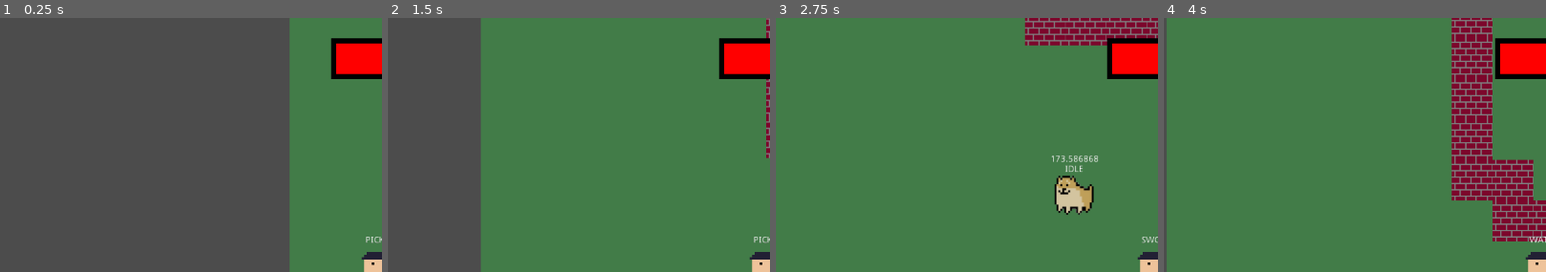
Above: before the commit, frames 1-4 (left to right).
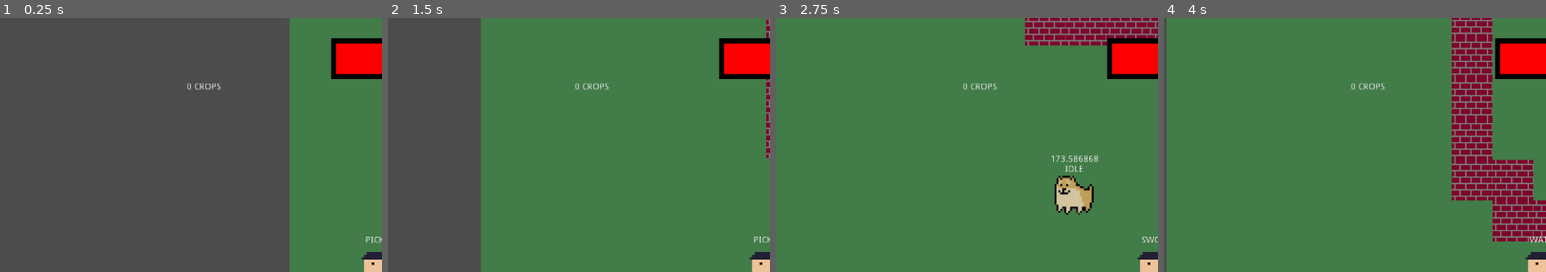
Above: after the commit, the same moments.

Repository: ranaxdev/BeatTheBoredomJam
Game: Godot game, scene res://Scenes/World.tscn
Same seed, same stepped clock (60 frames per second), same inputs: the game is played once before the commit and once after it.
Inputs:
- Up to frame 1 (0.25 s): no input
- Up to frame 2 (1.5 s): tap Enter (ui_accept) at 0.5, 0.6, 0.77, 1.07 s; hold D (move_right) 0.53-1.28 s; hold S (move_down) from 1.28 s (still down); tap 1 at 1.35 s
- Up to frame 3 (2.75 s): tap Enter (ui_accept) at 1.52, 1.55, 1.82, 2.3 s; release S (move_down) at 2.03 s; hold D (move_right) from 2.03 s (still down); hold 2 from 2.03 s (still down)
- Up to frame 4 (4 s): release D (move_right) at 2.78 s; release 2 at 2.78 s; hold W (move_up) 2.78-3.53 s; tap 3 at 2.85 s; tap Enter (ui_accept) at 3.02, 3.05, 3.32, 3.77, 3.8 s; hold A (move_left) from 3.53 s (still down); hold 4 from 3.53 s (still down)
The pictures show only the part of the screen within x 0-50%, y 0-50%; the shares and areas given below are measured in that part.

The runs differ from the first frame. In frame 1, 0.1% of the frame differs, in the area x 49-58%, y 25-29%; in frame 2, 0.1%; in frame 3, 0.1%; in frame 4, 0.1%.

Commit message:
adjusted types

Diff:
--- a/Scenes/Actors/Player.tscn
+++ b/Scenes/Actors/Player.tscn
@@ -41,6 +41,20 @@
 "_edit_use_anchors_": false
 }
 
+[node name="cropLabel" type="Label" parent="Camera2D/Toolbar"]
+anchor_left = -782.75
+anchor_top = -3.956
+anchor_right = -782.75
+anchor_bottom = -3.956
+margin_left = -2.69513
+margin_top = -3.18182
+margin_right = 37.3049
+margin_bottom = 10.8182
+text = "TEST"
+__meta__ = {
+"_edit_use_anchors_": false
+}
+
 [node name="Healthbar" type="TextureProgress" parent="Camera2D"]
 margin_right = 40.0
 margin_bottom = 40.0
--- a/Scenes/World.tscn
+++ b/Scenes/World.tscn
@@ -29,9 +29,9 @@
 position = Vector2( 145.115, 880.87 )
 z_index = 800
 
-[node name="Seed" type="Sprite" parent="."]
+[node name="Seed" type="Node2D" parent="."]
 z_index = 1
 script = ExtResource( 6 )
 
-[node name="Plough" type="Sprite" parent="."]
+[node name="Plough" type="Node2D" parent="."]
 script = ExtResource( 3 )
--- a/Scripts/Actors/Toolbar.gd
+++ b/Scripts/Actors/Toolbar.gd
@@ -2,8 +2,10 @@
 
 enum Tools {PICKAXE, SWORD, RAKE, WATER}
 var currentTool = Tools.PICKAXE
+var cropAmount:int = 0
 var textToDisplay = "PICKAXE"
 var font:Font; #temp
+
 #***CREATE EVENT***
 func _ready():
 	#temp
@@ -14,7 +16,7 @@
 func _process(_delta):
 	_switchTexture()
 	$toolLabel.set_text(textToDisplay)
-
+	$cropLabel.set_text(str(cropAmount)+" CROPS")
 #Switch texture depending on currentTool
 func _switchTexture():
 	#Pickaxe
--- a/Scripts/Main.gd
+++ /dev/null
@@ -1,14 +0,0 @@
-extends Node
-var screen_size = OS.get_screen_size();
-var window_size = OS.get_window_size();
-
-func _enter_tree():
-	OS.set_window_position(screen_size*0.5 - window_size*0.5);
-
-#***CREATE EVENT***
-func _ready():
-	pass;
-
-#***UPDATE EVENT***
-func _process(delta):
-	pass;
--- a/Scripts/Planting/Crop.gd
+++ b/Scripts/Planting/Crop.gd
@@ -53,7 +53,6 @@
 	if(!watered):
 		growTimer.start()
 		watered=true
-		print("started")
 
 #***GETTERS***
 
--- a/Scripts/Planting/Plant.gd
+++ b/Scripts/Planting/Plant.gd
@@ -1,4 +1,4 @@
-extends Sprite
+extends Node2D
 class_name Plant
 
 onready var tilemap:TileMap = $"/root/World/NavMap/TileMap"
--- a/Scripts/Planting/Seed.gd
+++ b/Scripts/Planting/Seed.gd
@@ -22,7 +22,7 @@
 		plantCrop()
 
 
-# Plants seed on dirt tile
+# Plants seed on dirt/wetdirt tile
 func plantCrop() -> void:
 	if(tilemap.get_cellv(player_pos) in [TileType.DIRT,TileType.WETDIRT] and toolbar.getcurrentTool()==toolbar.getTools().RAKE):
 		# Plant crop into dirt if there isn't already one planted
@@ -32,6 +32,7 @@
 			plantedCrops.append(crop)
 			# Update dirt tile empty status
 			get_node("../Plough/").dirtTileEmpty[player_pos]=false
+
 			# If it was wet dirt, just start growing
 			if(tilemap.get_cellv(player_pos)==TileType.WETDIRT):
 				crop.setWatered()
--- a/Scripts/World.gd
+++ b/Scripts/World.gd
@@ -1 +1,14 @@
 extends Node
+var screen_size = OS.get_screen_size();
+var window_size = OS.get_window_size();
+
+func _enter_tree():
+	OS.set_window_position(screen_size*0.5 - window_size*0.5);
+
+#***CREATE EVENT***
+func _ready():
+	pass;
+
+#***UPDATE EVENT***
+func _process(delta):
+	pass;
--- a/project.godot
+++ b/project.godot
@@ -19,7 +19,7 @@
 "language": "GDScript",
 "path": "res://Scripts/Planting/Crop.gd"
 }, {
-"base": "Sprite",
+"base": "Node2D",
 "class": "Plant",
 "language": "GDScript",
 "path": "res://Scripts/Planting/Plant.gd"
